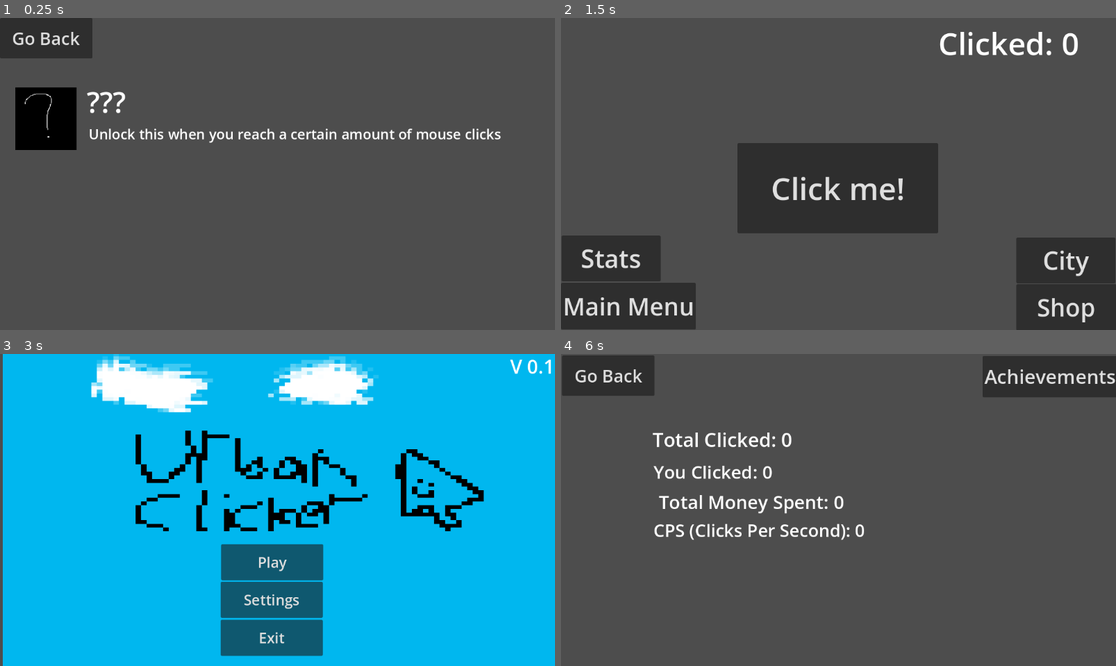
Above: before the commit, frames 1-4 (two rows, left to right).
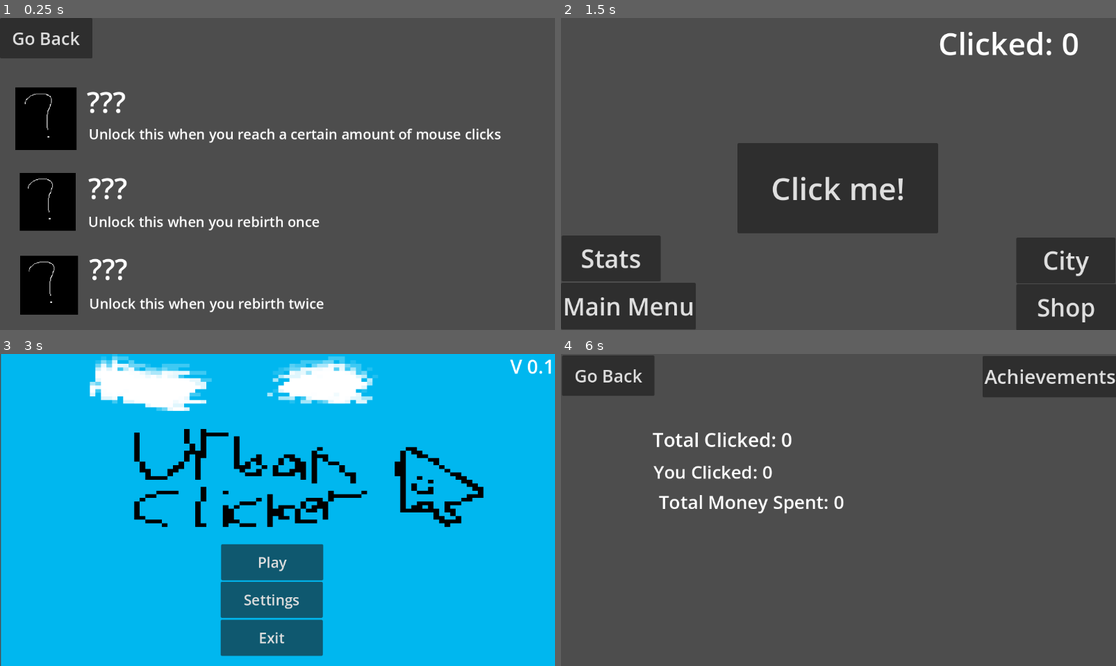
Above: after the commit, the same moments.

Repository: NotTacos2/interface-clicker
Game: Godot game, scene res://achievements.tscn
Same seed, same stepped clock (60 frames per second), same inputs: the game is played once before the commit and once after it. This scene is started directly instead of the project's main scene.
Inputs:
- Up to frame 1 (0.25 s): no input
- Up to frame 2 (1.5 s): click "Go Back" at 0.5 s; click "Go Back" at 1.25 s
- Up to frame 3 (3 s): click "Click me!" at 2 s; click "Main Menu" at 2.75 s
- Up to frame 4 (6 s): click "Settings" at 3.5 s; click "Reset Save" at 4.25 s; click "Play" at 5 s; click "Stats" at 5.75 s

The runs differ from the first frame. In frame 1, 5.4% of the frame differs, in the area x 3-59%, y 49-96%; in frame 2, nothing differs; in frame 3, 5.3%; in frame 4, 0.6%.

Commit message:
rebirth update

Diff:
--- a/achievements.gd
+++ b/achievements.gd
@@ -2,14 +2,18 @@
 
 var config = ConfigFile.new()
 var unlocked = false
+var rebirth = 0
 
 # Called when the node enters the scene tree for the first time.
 func _ready() -> void:
 	$Button.pressed.connect(_goback)
 	$Achievement1.visible = false
+	$Achievement2.visible = false
+	$Achievement5.visible = false
 	var save = config.load("user://clicker.cfg")
 	if save == OK:
 		unlocked = config.get_value("player", "1000achievement")
+		rebirth = config.get_value("player", "rebirth")
 
 	if unlocked == true:
 		$Label.text = "1000 Clicks"
@@ -17,5 +21,17 @@
 		$Achievement.visible = false
 		$Achievement1.visible = true
 
+	if rebirth >= 1:
+		$Label4.text = "Rebirthed!"
+		$Label3.text = "You have been rebirthed once!"
+		$Achievement3.visible = false
+		$Achievement2.visible = true
+
+	if rebirth == 2:
+		$Label5.text = "Rebirthed again!"
+		$Label6.text = "You have been rebirthed... again!"
+		$Achievement4.visible = false
+		$Achievement5.visible = true
+
 func _goback():
 	get_tree().change_scene_to_file("res://stats.tscn")
--- a/achievements.tscn
+++ b/achievements.tscn
@@ -1,8 +1,10 @@
-[gd_scene load_steps=4 format=3 uid="uid://djne8h6f3m5s"]
+[gd_scene load_steps=6 format=3 uid="uid://djne8h6f3m5s"]
 
 [ext_resource type="Script" uid="uid://bp2ja6430w28v" path="res://achievements.gd" id="1_nr1wc"]
 [ext_resource type="Texture2D" uid="uid://cfqnr4phqg3l3" path="res://achievement.png" id="2_e00ml"]
 [ext_resource type="Texture2D" uid="uid://tdm6rqgyhh2r" path="res://achievement1.png" id="3_bnact"]
+[ext_resource type="Texture2D" uid="uid://drjw4csi1obab" path="res://achievement2.png" id="4_u4g45"]
+[ext_resource type="Texture2D" uid="uid://d35h7kdju7fot" path="res://achievement3.png" id="5_h64ow"]
 
 [node name="Achievements" type="Control"]
 layout_mode = 3
@@ -38,6 +40,25 @@
 theme_override_font_sizes/font_size = 29
 text = "Unlock this when you reach a certain amount of mouse clicks"
 
+[node name="Label4" type="Label" parent="."]
+layout_mode = 0
+offset_left = 183.0
+offset_top = 311.0
+offset_right = 362.0
+offset_bottom = 394.0
+theme_override_font_sizes/font_size = 60
+text = "???"
+
+[node name="Achievement4" type="Sprite2D" parent="."]
+position = Vector2(102.00001, 555)
+scale = Vector2(0.5999999, 0.609887)
+texture = ExtResource("2_e00ml")
+
+[node name="Achievement3" type="Sprite2D" parent="."]
+position = Vector2(99, 382.00003)
+scale = Vector2(0.58161247, 0.598939)
+texture = ExtResource("2_e00ml")
+
 [node name="Achievement" type="Sprite2D" parent="."]
 position = Vector2(96.00001, 209)
 scale = Vector2(0.635, 0.65250003)
@@ -47,3 +68,40 @@
 position = Vector2(96.375, 208.3125)
 scale = Vector2(0.63625, 0.666875)
 texture = ExtResource("3_bnact")
+
+[node name="Label3" type="Label" parent="."]
+layout_mode = 0
+offset_left = 183.0
+offset_top = 403.0
+offset_right = 1039.0
+offset_bottom = 464.0
+theme_override_font_sizes/font_size = 29
+text = "Unlock this when you rebirth once"
+
+[node name="Label5" type="Label" parent="."]
+layout_mode = 0
+offset_left = 185.0
+offset_top = 480.0
+offset_right = 361.0
+offset_bottom = 563.0
+theme_override_font_sizes/font_size = 59
+text = "???"
+
+[node name="Label6" type="Label" parent="."]
+layout_mode = 0
+offset_left = 185.0
+offset_top = 573.0
+offset_right = 1041.0
+offset_bottom = 634.0
+theme_override_font_sizes/font_size = 29
+text = "Unlock this when you rebirth twice"
+
+[node name="Achievement2" type="Sprite2D" parent="."]
+position = Vector2(98, 382.1875)
+scale = Vector2(0.64, 0.69812495)
+texture = ExtResource("4_u4g45")
+
+[node name="Achievement5" type="Sprite2D" parent="."]
+position = Vector2(100.5625, 551.75)
+scale = Vector2(0.63437504, 0.65250003)
+texture = ExtResource("5_h64ow")
--- a/citymanage.gd
+++ b/citymanage.gd
@@ -4,6 +4,7 @@
 var city = 0
 var amount = 0
 var spent = 0
+var stock = 0
 
 # Called when the node enters the scene tree for the first time.
 func _ready() -> void:
@@ -12,14 +13,20 @@
 		city = config.get_value("player", "city")
 		amount = config.get_value("player", "score")
 		spent = config.get_value("player", "totalspent")
+		stock = config.get_value("player", "stock")
 
 	$Label2.text = "Clicked: " + str(amount)
 	$Button.pressed.connect(_goback)
 	$Button2.pressed.connect(_sellbuilding)
 	$Button3.visible = false
-	if city == 1:
+	if city == 1 && stock == 0:
 		$Button3.visible = true
 		$Button3.pressed.connect(_buystock)
+
+	if stock == 1:
+		$Button3.visible = true
+		$Button3.text = "Sell Stock Building #2"
+		$Button3.pressed.connect(_sellstock)
 
 func _goback():
 	get_tree().change_scene_to_file("res://shop.tscn")
@@ -35,7 +42,7 @@
 
 func _buystock():
 	if amount < 100:
-		$Button4.text = "You don't have any money to buy this"
+		$Button3.text = "You don't have any money to buy this"
 		return
 	amount -= 100
 	spent += 100
@@ -44,3 +51,10 @@
 	config.set_value("player", "stock", 1)
 	config.save("user://clicker.cfg")
 	$Label2.text = "Clicked: " + str(amount)
+
+func _sellstock():
+	amount += 100
+	config.set_value("player", "score", amount)
+	config.set_value("player", "stock", 0)
+	config.save("user://clicker.cfg")
+	$Label2.text = "Clicked: " + str(amount)
--- a/control.gd
+++ b/control.gd
@@ -6,11 +6,14 @@
 var robot = 0
 var clicked = 0
 var cps = 0
+var rebirth = 0
 var onetime = false
 
 # Called when the node enters the scene tree for the first time.
 func _ready() -> void:
 	$Label.visible = false
+	$Label3.visible = false
+	$Button6.visible = false
 	$Button.pressed.connect(_buttonpressed)
 	$Button2.pressed.connect(_button2pressed)
 	$Button3.pressed.connect(_gotocities)
@@ -24,9 +27,18 @@
 		totalamount = config.get_value("player", "totalscore")
 		clicked = config.get_value("player", "clicked")
 		onetime = config.get_value("player", "onetime")
+		rebirth = config.get_value("player", "rebirth")
 
 	if robot == 1:
 		$Timer.timeout.connect(_addpointforrobot)
+
+	if item == 1 && rebirth == 0:
+		$Button6.visible = true
+		$Button6.pressed.connect(_rebirth)
+
+	if item == 1 && rebirth == 1:
+		$Button6.visible = true
+		$Button6.pressed.connect(_rebirth)
 
 	if amount >= 100: # theme_override_colors/font_color # theme_override_colors/font_hover_color
 		$Button.add_theme_color_override("font_color", Color(0.91, 0.90, 0.41, 1))
@@ -68,7 +80,7 @@
 	config.set_value("player", "totalscore", totalamount)
 	config.set_value("player", "clicked", clicked)
 	config.set_value("player", "cps", cps)
-	if clicked >= 30:
+	if clicked >= 1000:
 		if onetime == false: # IDK HOW ELSE TO FIX IT
 			config.set_value("player", "1000achievement", true)
 			config.set_value("player", "onetime", true)
@@ -122,3 +134,23 @@
 	config.set_value("player", "clicked", clicked)
 	config.save("user://clicker.cfg")
 	$Label2.text = "Clicked: " + str(amount);
+
+func _rebirth():
+	var save = config.load("user://clicker.cfg")
+	if save == OK:
+		rebirth = config.get_value("player", "rebirth")
+	rebirth += 1
+	amount = 0
+	item = 0
+	robot = 0
+	config.set_value("player", "score", 0)
+	config.set_value("player", "golditem", 0)
+	config.set_value("player", "robot", 0)
+	config.set_value("player", "city", 0)
+	config.set_value("player", "profit", 0)
+	config.set_value("player", "stock", 0)
+	config.set_value("player", "rebirth", rebirth)
+	config.save("user://clicker.cfg")
+	$Label.visible = true
+	$Label3.visible = true
+	$Button6.visible = false
--- a/control.tscn
+++ b/control.tscn
@@ -78,3 +78,24 @@
 
 [node name="Timer2" type="Timer" parent="."]
 autostart = true
+
+[node name="Button6" type="Button" parent="."]
+layout_mode = 0
+offset_left = 1.0
+offset_top = 354.0
+offset_right = 207.0
+offset_bottom = 449.0
+theme_override_font_sizes/font_size = 50
+text = "Rebirth"
+
+[node name="Label3" type="Label" parent="."]
+layout_mode = 0
+offset_left = 13.0
+offset_top = 11.0
+offset_right = 588.0
+offset_bottom = 70.0
+theme_override_font_sizes/font_size = 20
+text = "Congrats, you have now been rebirthed!
+Your money and items has been reset except for your stats."
+horizontal_alignment = 1
+vertical_alignment = 1
--- a/mainmenu.tscn
+++ b/mainmenu.tscn
@@ -13,8 +13,8 @@
 script = ExtResource("1_d2nv2")
 
 [node name="Logo" type="Sprite2D" parent="."]
-position = Vector2(579.62506, 345)
-scale = Vector2(0.95604175, 0.6445833)
+position = Vector2(577.6875, 336.50003)
+scale = Vector2(0.95885414, 0.62750006)
 texture = ExtResource("1_cmhrf")
 
 [node name="Button" type="Button" parent="."]
--- a/settings.gd
+++ b/settings.gd
@@ -18,6 +18,7 @@
 	config.set_value("player", "profit", 0)
 	config.set_value("player", "totalscore", 0)
 	config.set_value("player", "totalspent", 0)
+	config.set_value("player", "rebirth", 0)
 	config.set_value("player", "cps", 0)
 	config.set_value("player", "stock", 0)
 	config.set_value("player", "clicked", 0)
--- a/stats.gd
+++ b/stats.gd
@@ -27,6 +27,7 @@
 	$Label2.text = "You Clicked: " + str(clicked)
 	$Label5.text = "Total Money Spent: " + str(spent)
 	$Label6.text = "CPS (Clicks Per Second): " + str(cps)
+	$Label6.visible = false
 	$Label3.visible = false
 	$Label4.visible = false
 	if city == 1:
Binary file added: achievement2.png
Not shown, added: achievement2.png.import
Binary file added: achievement3.png
Not shown, added: achievement3.png.import
